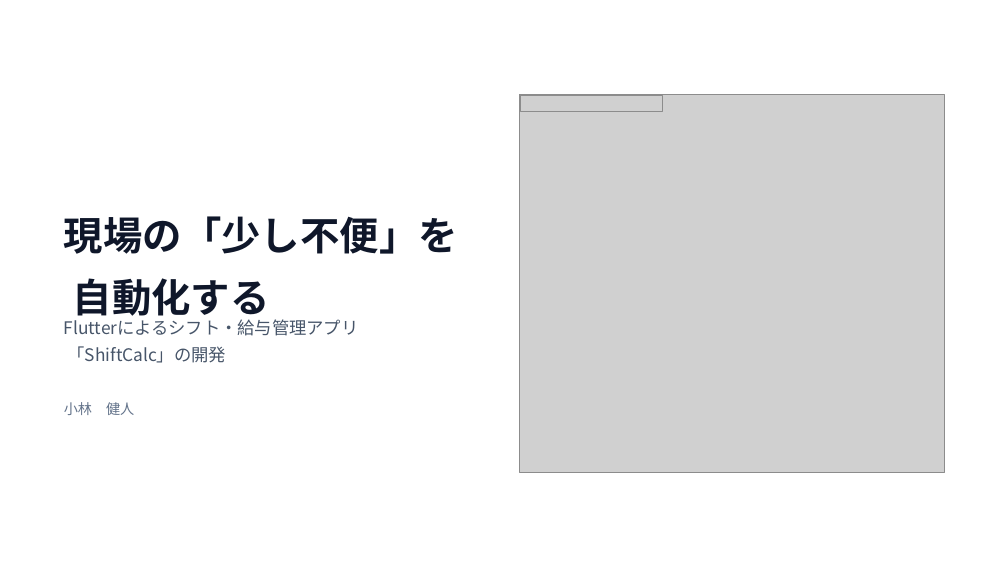
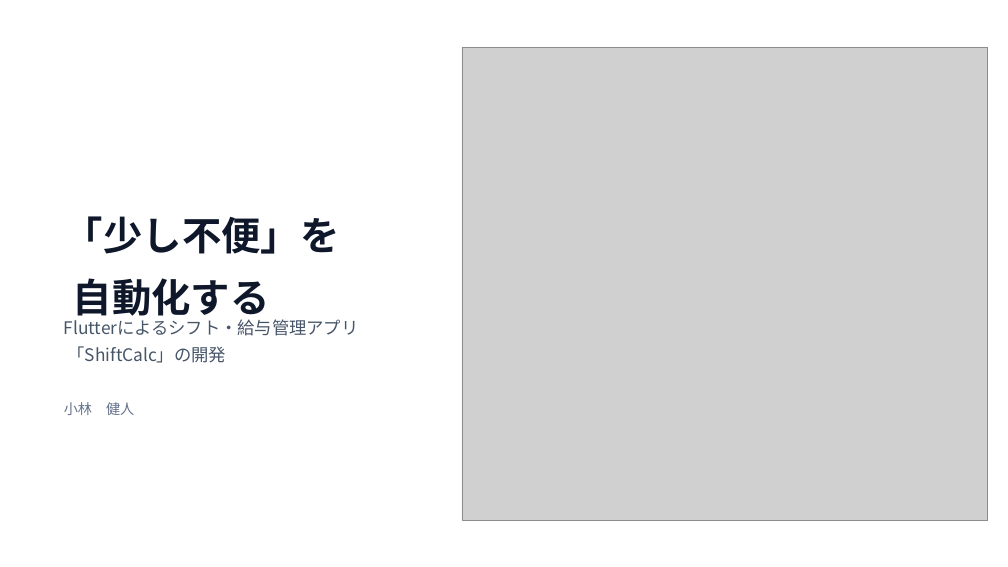
Before and after one commit to kobaken0626/mobile00000, a slide deck: slide 1 of 発表用.pptx. Drawn at 1008x567 pixels with LibreOffice and Linux fonts; fonts in the diff are those of the drawing; grey boxes stand for pictures; background and template pictures are left out. Boxes give left, top, right and bottom in pixels: in the first picture for what was removed or moved away, otherwise in the second. Text is boxed around its words. In the diff, an @@ line names an element or a change of style, - is before the commit and + after.

```diff
--- a/発表用.pptx
+++ b/発表用.pptx
@@ picture: place and size @@
-picture at [520, 95, 944, 473]
+picture at [462, 47, 988, 520]
@@ picture removed at [521, 95, 663, 112] @@
@@ text at [64, 216, 340, 323]: text changed @@
-現場の「少し不便」を
-自動化する
+「少し不便」を
+自動化する
```
Also in this commit, not shown: 2 other slides changed.
